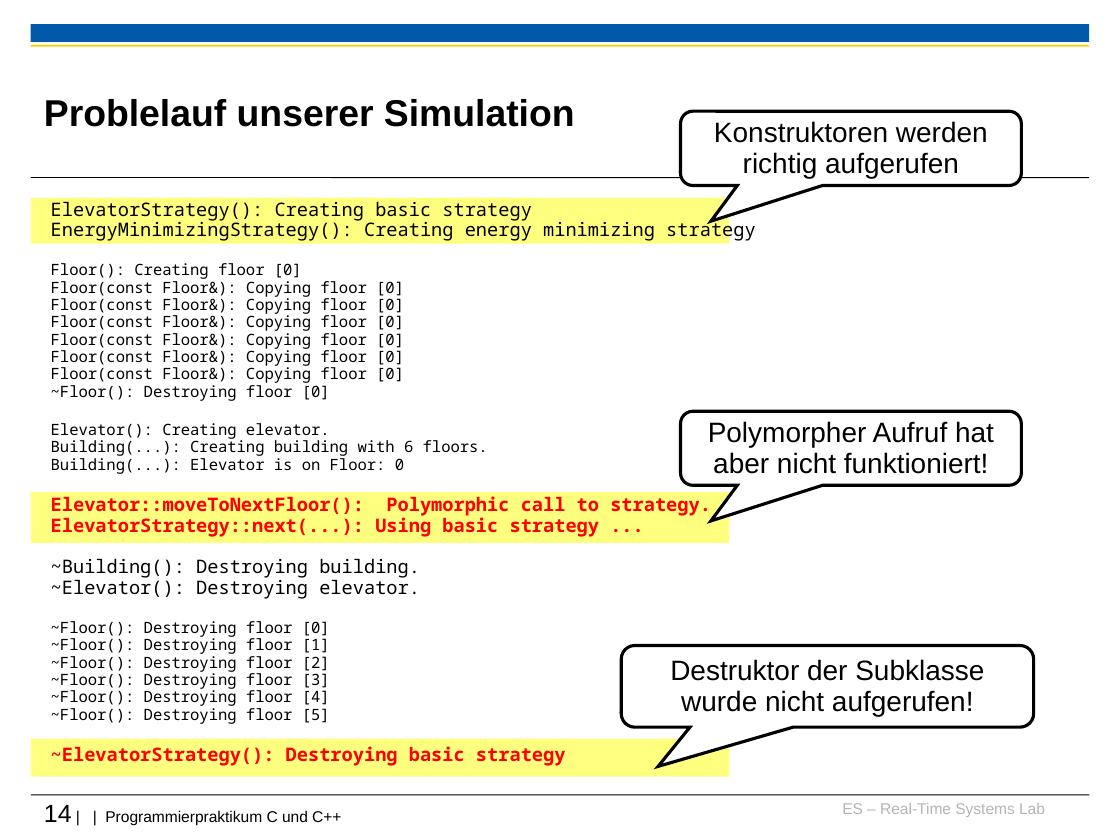
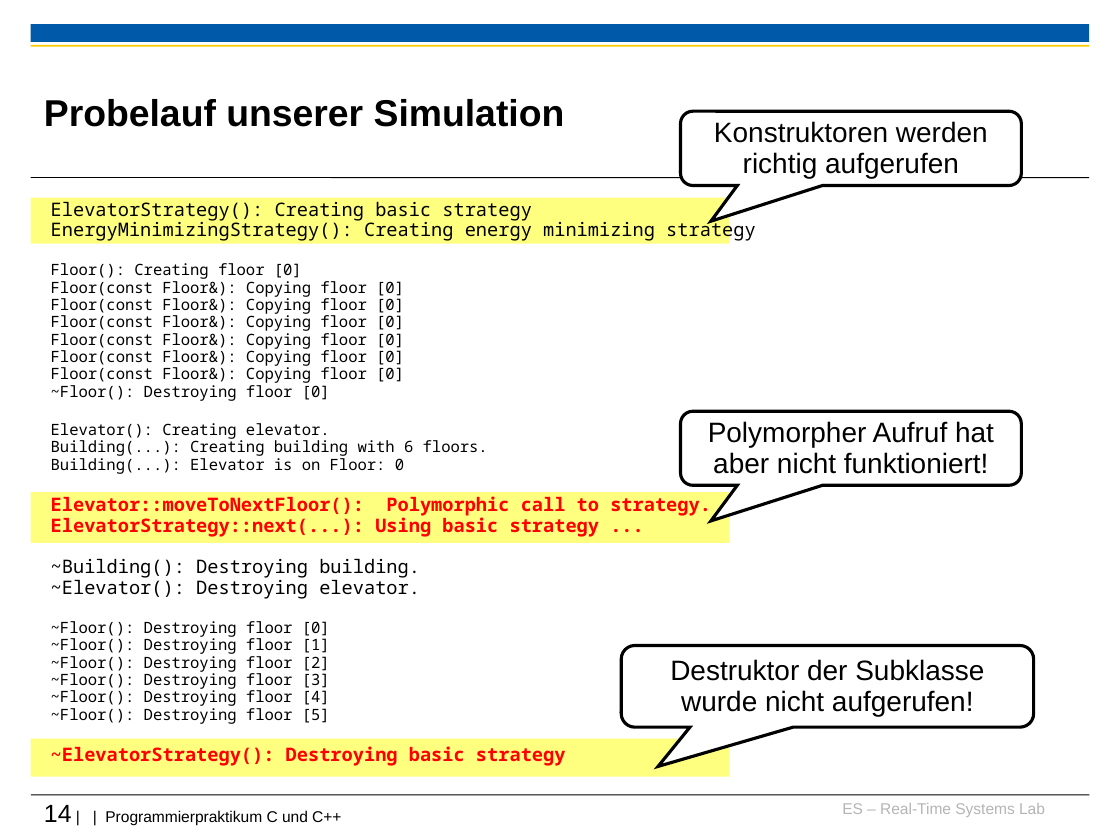
Before and after one commit to h82k/tud-cppp, a slide deck: slide 14 of Vorlesung/3 Vererbung-Polymorphie_F18.ppt. Drawn at 1120x840 pixels with LibreOffice and Linux fonts; fonts in the diff are those of the drawing; background and template pictures are left out. Boxes give left, top, right and bottom in pixels: in the first picture for what was removed or moved away, otherwise in the second. Text is boxed around its words. In the diff, an @@ line names an element or a change of style, - is before the commit and + after.

```diff
--- a/Vorlesung/3 Vererbung-Polymorphie_F18.ppt
+++ b/Vorlesung/3 Vererbung-Polymorphie_F18.ppt
@@ title at (44,99,565,127): text changed @@
-Problelauf unserer Simulation
+Probelauf unserer Simulation
```
Also in this commit, not shown: 1 other slide changed, 3 other files.
